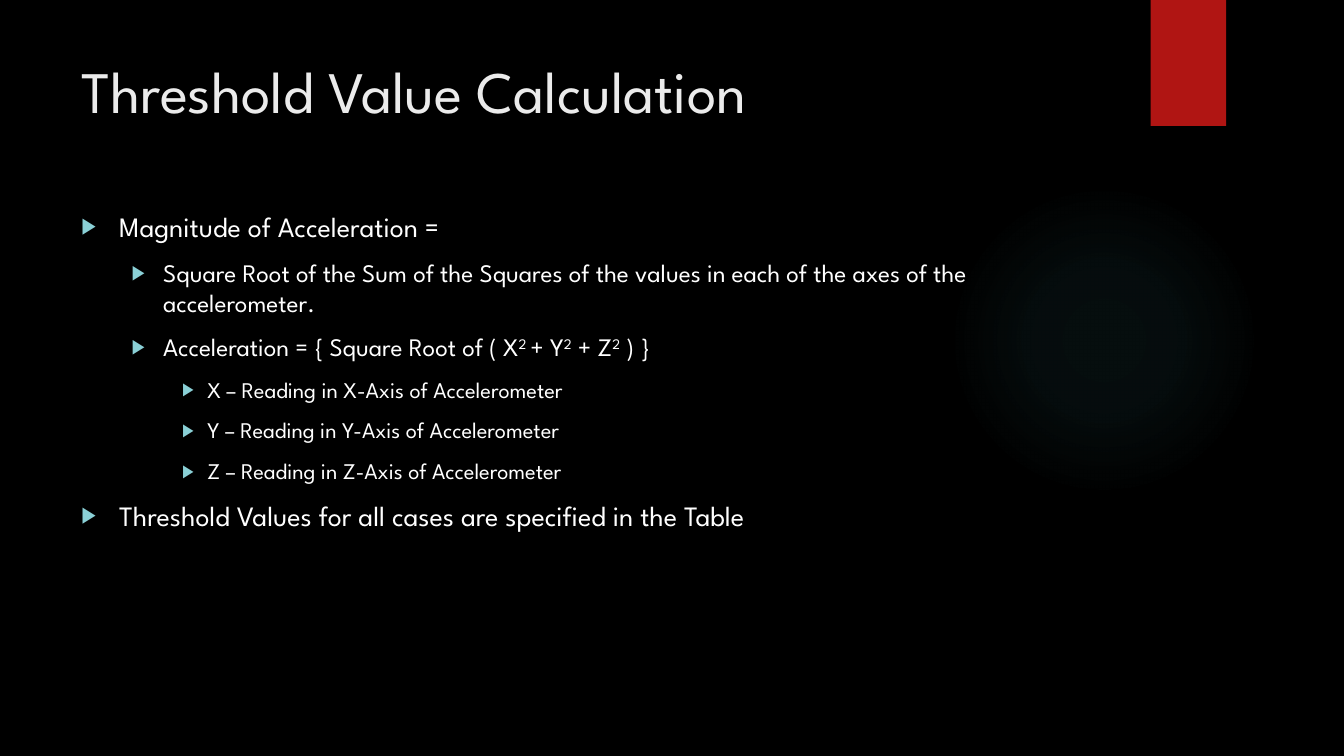
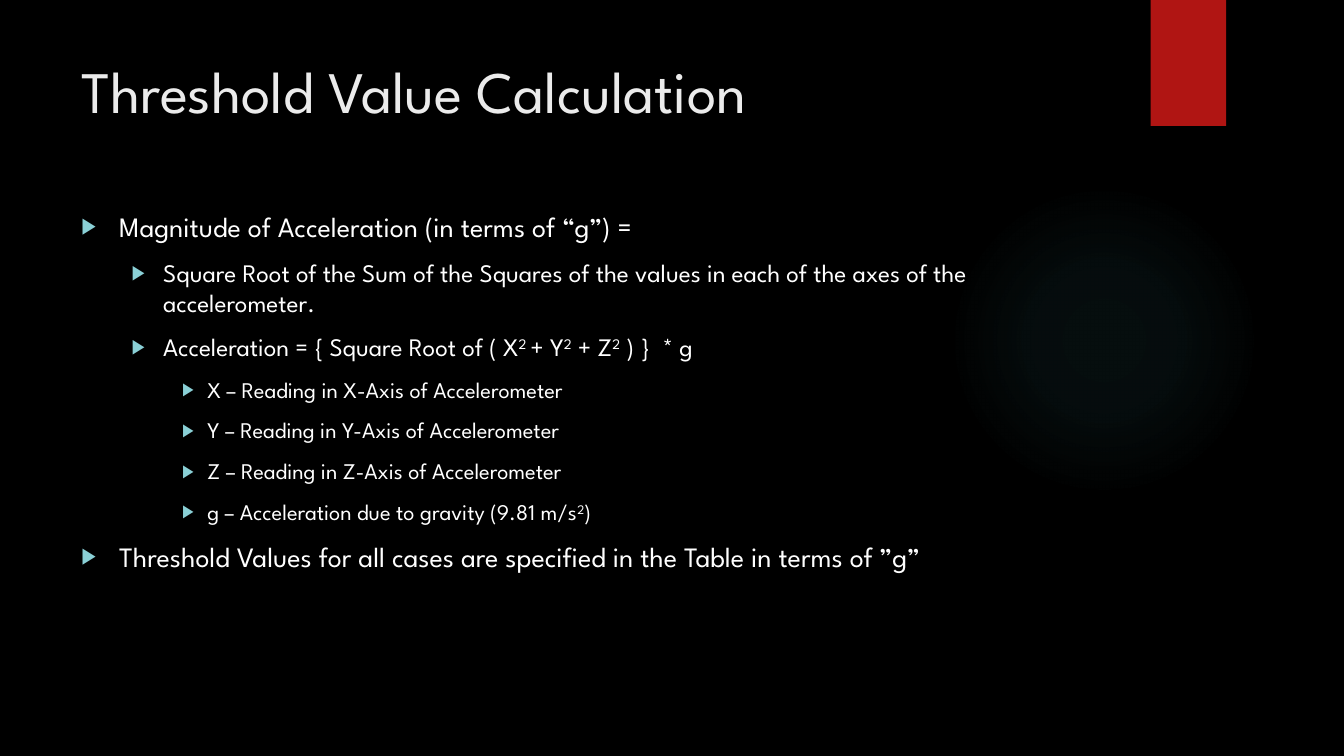
Before and after one commit to Narahari-Sundaragopalan/eGuard, a slide deck: slide 12 of docs/eGuard-Presentation-Milestone2.pptx (slide 10 before the commit). Drawn at 1344x756 pixels with LibreOffice and Linux fonts; fonts in the diff are those of the drawing; background and template pictures are left out. Boxes give left, top, right and bottom in pixels: in the first picture for what was removed or moved away, otherwise in the second. Text is boxed around its words. In the diff, an @@ line names an element or a change of style, - is before the commit and + after.

```diff
--- a/docs/eGuard-Presentation-Milestone2.pptx
+++ b/docs/eGuard-Presentation-Milestone2.pptx
@@ text at <box>119,217,611,243</box>: text changed @@
-▶ Magnitude of Acceleration =
+▶ Magnitude of Acceleration (in terms of “g”) =
@@ text at <box>163,338,692,362</box>: text changed @@
-  ▶ Acceleration = { Square Root of ( X2 + Y2 + Z2 ) }
+  ▶ Acceleration = { Square Root of ( X2 + Y2 + Z2 ) } * g
@@ text at <box>119,504,920,573</box>: text changed @@
-▶ Threshold Values for all cases are specified in the Table
+    ▶ g – Acceleration due to gravity (9.81 m/s2)
+▶ Threshold Values for all cases are specified in the Table in terms of ”g”
```
Also in this commit, not shown: 5 other slides changed, 7 slides added, 3 slides removed, 1 other file.
